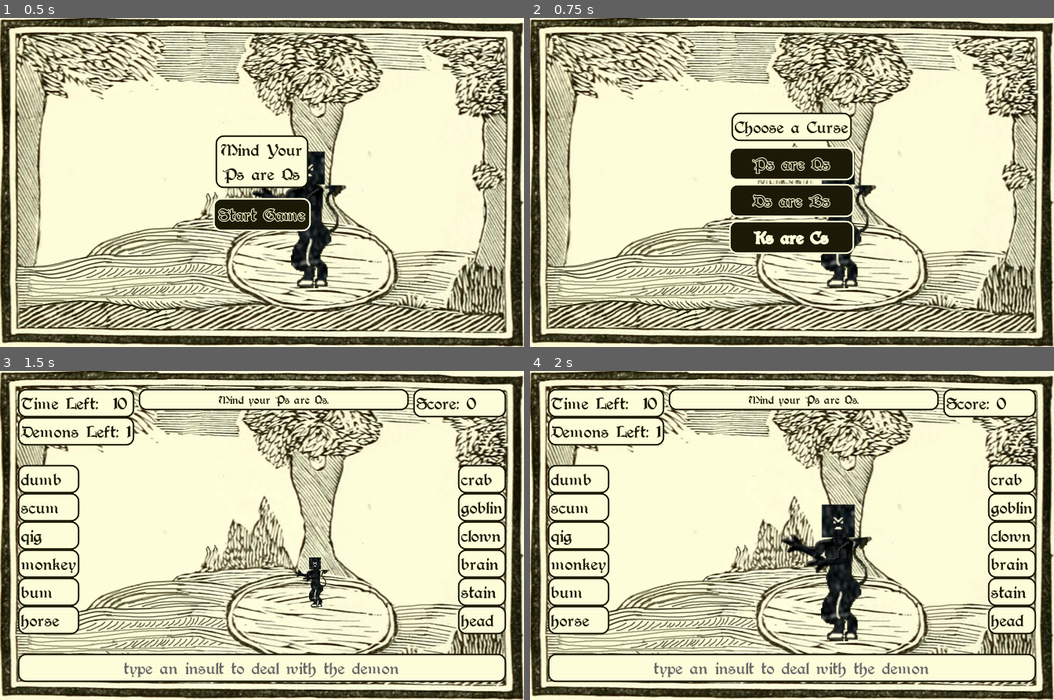
Above: before the commit, frames 1-4 (two rows, left to right).
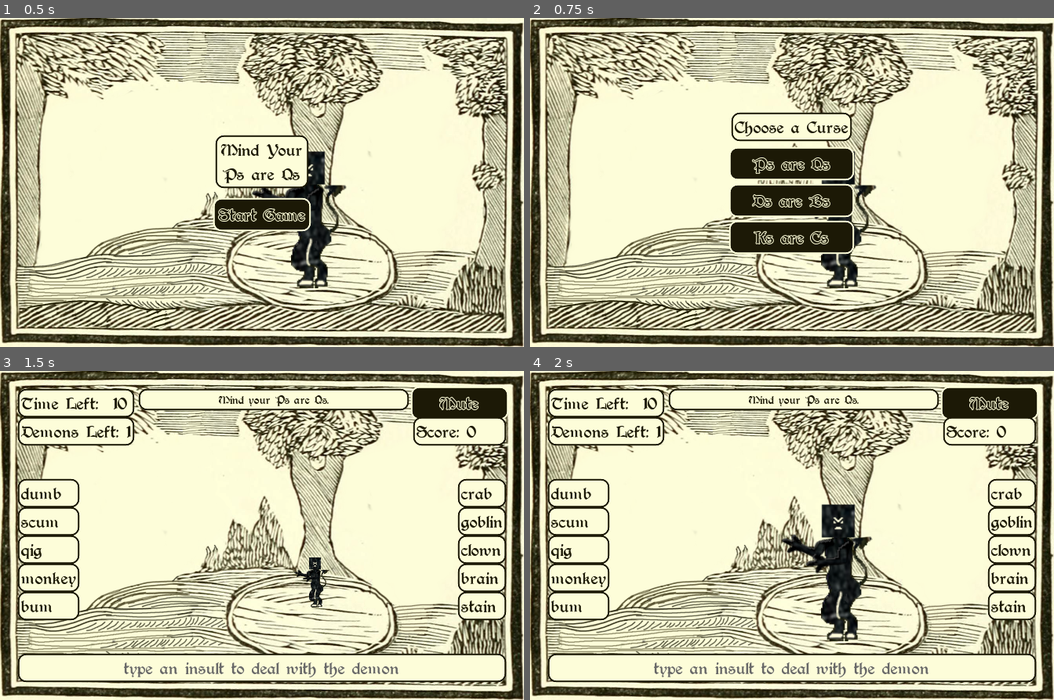
Above: after the commit, the same moments.

Repository: hoodscott/psareqs
Game: Godot game, scene res://scenes/Game.tscn
Same seed, same stepped clock (60 frames per second), same inputs: the game is played once before the commit and once after it.
Inputs:
- Up to frame 1 (0.5 s): no input
- Up to frame 2 (0.75 s): click "Start Game" at 0.5 s
- Up to frame 3 (1.5 s): click "Ps are Qs" at 1.25 s
- Up to frame 4 (2 s): no input

Frame 1 is identical in both runs. In frame 2, 0.2% of the frame differs, in the area x 42-57%, y 65-69%; in frame 3, 7.4%, in the area x 3-98%, y 5-81%; in frame 4, 7.4%.

Commit message:
Adds mute button

Diff:
--- a/scenes/AudioManager.gd
+++ b/scenes/AudioManager.gd
@@ -8,7 +8,13 @@
 onready var ButtonPress := $ButtonPress
 
 var muted := false
+const _MUTE_LABEL := "Mute"
+const _UNMUTE_LABEL := "Unmute"
 
+
+
+func _ready() -> void:
+  _set_button_label()
 
 
 func play_correct_letter() -> void:
@@ -40,3 +46,15 @@
 func play_button_press() -> void:
   if not muted:
     ButtonPress.play()
+
+
+func _on_AudioManager_pressed() -> void:
+  muted = not muted
+  _set_button_label()
+
+
+func _set_button_label() -> void:
+  if muted:
+    self.text = _UNMUTE_LABEL
+  else:
+    self.text = _MUTE_LABEL
--- a/scenes/AudioManager.tscn
+++ b/scenes/AudioManager.tscn
@@ -2,7 +2,7 @@
 
 [ext_resource path="res://scenes/AudioManager.gd" type="Script" id=1]
 
-[node name="AudioManager" type="Node"]
+[node name="AudioManager" type="Button"]
 script = ExtResource( 1 )
 
 [node name="CorrectLetter" type="AudioStreamPlayer" parent="."]
@@ -16,3 +16,5 @@
 [node name="DemonSpawn" type="AudioStreamPlayer" parent="."]
 
 [node name="ButtonPress" type="AudioStreamPlayer" parent="."]
+
+[connection signal="pressed" from="." to="." method="_on_AudioManager_pressed"]
--- a/scenes/Game.gd
+++ b/scenes/Game.gd
@@ -2,7 +2,7 @@
 
 var GAME_LENGTH := 10
 var MAX_HEALTH := 3
-var WORD_BUFFER := 3
+var WORD_BUFFER := 2
 var NUM_CURSE_OPTIONS := 3
 var NUM_DEMONS := 1
 
@@ -16,14 +16,15 @@
 var current_state = GAMESTATE.CURSE_CHOICE
 
 onready var GameContainer := $UI/GameContainer
-onready var CurseChooser := $UI/CenterContainer/CurseChooser
+onready var StartContainer := $UI/StartContainer
+onready var CurseChooser := $UI/ChooserContainer
 onready var CurseChoices := [
-  $UI/CenterContainer/CurseChooser/Choice,
-  $UI/CenterContainer/CurseChooser/Choice2,
-  $UI/CenterContainer/CurseChooser/Choice3
+  $UI/ChooserContainer/CurseChooser/Choice,
+  $UI/ChooserContainer/CurseChooser/Choice2,
+  $UI/ChooserContainer/CurseChooser/Choice3
  ]
-onready var GameOver := $UI/CenterContainer/VBoxContainer/GameOver
-onready var StartButton := $UI/CenterContainer/VBoxContainer/StartButton
+onready var GameOver := $UI/StartContainer/VBoxContainer/GameOver
+onready var StartButton := $UI/StartContainer/VBoxContainer/StartButton
 onready var Clock := $UI/GameContainer/VBoxContainer/HBoxContainer/VBoxContainer/Clock
 onready var Demons := $UI/GameContainer/VBoxContainer/HBoxContainer/VBoxContainer/Demons
 onready var Rules := $UI/GameContainer/VBoxContainer/HBoxContainer/VBoxContainer1/Rules
@@ -32,7 +33,7 @@
 onready var PrefixList := $UI/GameContainer/VBoxContainer/Fragments/Prefixes
 onready var SuffixList := $UI/GameContainer/VBoxContainer/Fragments/Suffixes
 onready var Mephistopheles := $Mephistopheles
-onready var AudioManager := $AudioManager
+onready var AudioManager := $UI/GameContainer/VBoxContainer/HBoxContainer/VBoxContainer2/AudioManager
 onready var timer := $UI/Timer
 
 onready var word_list:= WordList.new()
@@ -57,6 +58,8 @@
   randomize()
 
   GameContainer.hide()
+  StartContainer.show()
+  CurseChooser.hide()
 
 func start_game() -> void:
   score = 0
@@ -95,6 +98,7 @@
 func end_game() -> void:
   print("game over")
   GameContainer.hide()
+  StartContainer.show()
   current_state = GAMESTATE.GAMEOVER
 
   GameOver.text = "Game Over!\nFinal Score: %s" % score
@@ -324,6 +328,7 @@
   AudioManager.play_button_press()
 
   start_game()
+  StartContainer.hide()
   StartButton.hide()
   StartButton.text = "Play Again"
   GameOver.hide()
--- a/scenes/Game.tscn
+++ b/scenes/Game.tscn
@@ -35,37 +35,37 @@
 
 [node name="HBoxContainer" type="HBoxContainer" parent="UI/GameContainer/VBoxContainer"]
 margin_right = 618.0
-margin_bottom = 85.0
+margin_bottom = 89.0
 custom_constants/separation = 10
 
 [node name="VBoxContainer" type="VBoxContainer" parent="UI/GameContainer/VBoxContainer/HBoxContainer"]
 margin_right = 140.0
-margin_bottom = 85.0
+margin_bottom = 89.0
 size_flags_horizontal = 3
 
 [node name="Clock" type="Label" parent="UI/GameContainer/VBoxContainer/HBoxContainer/VBoxContainer"]
 margin_right = 140.0
-margin_bottom = 28.0
+margin_bottom = 32.0
 rect_min_size = Vector2( 140, 0 )
 text = "Time: xxx"
 
 [node name="Demons" type="Label" parent="UI/GameContainer/VBoxContainer/HBoxContainer/VBoxContainer"]
-margin_top = 32.0
+margin_top = 36.0
 margin_right = 140.0
-margin_bottom = 60.0
+margin_bottom = 68.0
 rect_min_size = Vector2( 140, 0 )
 text = "Demons: xxx"
 
 [node name="VBoxContainer1" type="VBoxContainer" parent="UI/GameContainer/VBoxContainer/HBoxContainer"]
 margin_left = 150.0
 margin_right = 493.0
-margin_bottom = 85.0
+margin_bottom = 89.0
 size_flags_horizontal = 3
 size_flags_stretch_ratio = 3.0
 
 [node name="Rules" type="Label" parent="UI/GameContainer/VBoxContainer/HBoxContainer/VBoxContainer1"]
 margin_right = 343.0
-margin_bottom = 85.0
+margin_bottom = 89.0
 custom_fonts/font = ExtResource( 3 )
 text = "Mind your Ps are Qs, and vowels are shifted, and words are backwards, and vowels are all Es, and words are in alphabetical order, and Ds are Bs
 "
@@ -75,152 +75,160 @@
 [node name="VBoxContainer2" type="VBoxContainer" parent="UI/GameContainer/VBoxContainer/HBoxContainer"]
 margin_left = 503.0
 margin_right = 618.0
-margin_bottom = 85.0
-size_flags_horizontal = 3
+margin_bottom = 89.0
+size_flags_horizontal = 3
+
+[node name="AudioManager" parent="UI/GameContainer/VBoxContainer/HBoxContainer/VBoxContainer2" instance=ExtResource( 5 )]
+margin_right = 115.0
+margin_bottom = 32.0
 
 [node name="Score" type="Label" parent="UI/GameContainer/VBoxContainer/HBoxContainer/VBoxContainer2"]
+margin_top = 36.0
 margin_right = 115.0
-margin_bottom = 28.0
+margin_bottom = 68.0
 text = "Score: xxx"
 
 [node name="Fragments" type="HBoxContainer" parent="UI/GameContainer/VBoxContainer"]
-margin_top = 89.0
-margin_right = 618.0
-margin_bottom = 338.0
+margin_top = 93.0
+margin_right = 618.0
+margin_bottom = 334.0
 size_flags_vertical = 3
 
 [node name="Prefixes" type="VBoxContainer" parent="UI/GameContainer/VBoxContainer/Fragments"]
-margin_right = 108.0
-margin_bottom = 249.0
+margin_right = 112.0
+margin_bottom = 241.0
 alignment = 1
 
 [node name="Label" type="Label" parent="UI/GameContainer/VBoxContainer/Fragments/Prefixes"]
-margin_top = 62.0
-margin_right = 108.0
-margin_bottom = 90.0
+margin_top = 50.0
+margin_right = 112.0
+margin_bottom = 82.0
 text = "test content"
 
 [node name="Label2" type="Label" parent="UI/GameContainer/VBoxContainer/Fragments/Prefixes"]
-margin_top = 94.0
-margin_right = 108.0
-margin_bottom = 122.0
+margin_top = 86.0
+margin_right = 112.0
+margin_bottom = 118.0
 text = "test content"
 
 [node name="Label3" type="Label" parent="UI/GameContainer/VBoxContainer/Fragments/Prefixes"]
-margin_top = 126.0
-margin_right = 108.0
+margin_top = 122.0
+margin_right = 112.0
 margin_bottom = 154.0
 text = "test content"
 
 [node name="Label4" type="Label" parent="UI/GameContainer/VBoxContainer/Fragments/Prefixes"]
 margin_top = 158.0
-margin_right = 108.0
-margin_bottom = 186.0
+margin_right = 112.0
+margin_bottom = 190.0
 text = "test content"
 
 [node name="Spacer" type="HBoxContainer" parent="UI/GameContainer/VBoxContainer/Fragments"]
-margin_left = 112.0
-margin_right = 506.0
-margin_bottom = 249.0
+margin_left = 116.0
+margin_right = 502.0
+margin_bottom = 241.0
 size_flags_horizontal = 3
 
 [node name="Suffixes" type="VBoxContainer" parent="UI/GameContainer/VBoxContainer/Fragments"]
-margin_left = 510.0
-margin_right = 618.0
-margin_bottom = 249.0
+margin_left = 506.0
+margin_right = 618.0
+margin_bottom = 241.0
 alignment = 1
 
 [node name="Label" type="Label" parent="UI/GameContainer/VBoxContainer/Fragments/Suffixes"]
-margin_top = 62.0
-margin_right = 108.0
-margin_bottom = 90.0
+margin_top = 50.0
+margin_right = 112.0
+margin_bottom = 82.0
 text = "test content"
 
 [node name="Label2" type="Label" parent="UI/GameContainer/VBoxContainer/Fragments/Suffixes"]
-margin_top = 94.0
-margin_right = 108.0
-margin_bottom = 122.0
+margin_top = 86.0
+margin_right = 112.0
+margin_bottom = 118.0
 text = "test content"
 
 [node name="Label3" type="Label" parent="UI/GameContainer/VBoxContainer/Fragments/Suffixes"]
-margin_top = 126.0
-margin_right = 108.0
+margin_top = 122.0
+margin_right = 112.0
 margin_bottom = 154.0
 text = "test content"
 
 [node name="Label4" type="Label" parent="UI/GameContainer/VBoxContainer/Fragments/Suffixes"]
 margin_top = 158.0
-margin_right = 108.0
-margin_bottom = 186.0
+margin_right = 112.0
+margin_bottom = 190.0
 text = "test content"
 
 [node name="Typed" type="Label" parent="UI/GameContainer/VBoxContainer"]
-margin_top = 342.0
+margin_top = 338.0
 margin_right = 618.0
 margin_bottom = 370.0
 align = 1
 
-[node name="CenterContainer" type="CenterContainer" parent="UI"]
+[node name="StartContainer" type="CenterContainer" parent="UI"]
 anchor_right = 1.0
 anchor_bottom = 1.0
 
-[node name="VBoxContainer" type="VBoxContainer" parent="UI/CenterContainer"]
+[node name="VBoxContainer" type="VBoxContainer" parent="UI/StartContainer"]
 margin_left = 277.0
-margin_top = 154.0
+margin_top = 152.0
 margin_right = 391.0
-margin_bottom = 265.0
+margin_bottom = 267.0
 custom_constants/separation = 20
 
-[node name="GameOver" type="Label" parent="UI/CenterContainer/VBoxContainer"]
+[node name="GameOver" type="Label" parent="UI/StartContainer/VBoxContainer"]
 margin_right = 114.0
-margin_bottom = 59.0
+margin_bottom = 63.0
 text = "Mind Your
 Ps are Qs"
 align = 1
 
-[node name="StartButton" type="Button" parent="UI/CenterContainer/VBoxContainer"]
-margin_top = 79.0
+[node name="StartButton" type="Button" parent="UI/StartContainer/VBoxContainer"]
+margin_top = 83.0
 margin_right = 114.0
-margin_bottom = 111.0
+margin_bottom = 115.0
 text = "Start Game"
 
-[node name="CurseChooser" type="VBoxContainer" parent="UI/CenterContainer"]
+[node name="ChooserContainer" type="CenterContainer" parent="UI"]
 visible = false
-margin_left = 261.0
-margin_top = 125.0
-margin_right = 406.0
-margin_bottom = 294.0
+anchor_right = 1.0
+anchor_bottom = 1.0
+
+[node name="CurseChooser" type="VBoxContainer" parent="UI/ChooserContainer"]
+margin_left = 259.0
+margin_top = 123.0
+margin_right = 408.0
+margin_bottom = 296.0
 custom_constants/separation = 15
 
-[node name="Label" type="Label" parent="UI/CenterContainer/CurseChooser"]
-margin_right = 98.0
-margin_bottom = 14.0
+[node name="Label" type="Label" parent="UI/ChooserContainer/CurseChooser"]
+margin_right = 149.0
+margin_bottom = 32.0
 text = "Choose a Curse"
 align = 1
 
-[node name="Choice" type="Button" parent="UI/CenterContainer/CurseChooser"]
-margin_right = 73.0
-margin_bottom = 20.0
+[node name="Choice" type="Button" parent="UI/ChooserContainer/CurseChooser"]
+margin_top = 47.0
+margin_right = 149.0
+margin_bottom = 79.0
 text = "Ps are Qs"
 
-[node name="Choice2" type="Button" parent="UI/CenterContainer/CurseChooser"]
-margin_top = 64.0
-margin_right = 98.0
-margin_bottom = 84.0
+[node name="Choice2" type="Button" parent="UI/ChooserContainer/CurseChooser"]
+margin_top = 94.0
+margin_right = 149.0
+margin_bottom = 126.0
 text = "Ps are Qs"
 
-[node name="Choice3" type="Button" parent="UI/CenterContainer/CurseChooser"]
-margin_top = 99.0
-margin_right = 98.0
-margin_bottom = 119.0
+[node name="Choice3" type="Button" parent="UI/ChooserContainer/CurseChooser"]
+margin_top = 141.0
+margin_right = 149.0
+margin_bottom = 173.0
 text = "Ps are Qs"
 
 [node name="Timer" type="Timer" parent="UI"]
 
-[node name="AudioManager" parent="." instance=ExtResource( 5 )]
-
-[connection signal="pressed" from="UI/CenterContainer/VBoxContainer/StartButton" to="." method="_on_Button_pressed"]
-[connection signal="pressed" from="UI/CenterContainer/CurseChooser/Choice" to="." method="_on_Choice_pressed"]
-[connection signal="pressed" from="UI/CenterContainer/CurseChooser/Choice2" to="." method="_on_Choice2_pressed"]
-[connection signal="pressed" from="UI/CenterContainer/CurseChooser/Choice3" to="." method="_on_Choice3_pressed"]
+[connection signal="pressed" from="UI/StartContainer/VBoxContainer/StartButton" to="." method="_on_Button_pressed"]
+[connection signal="pressed" from="UI/ChooserContainer/CurseChooser/Choice" to="." method="_on_Choice_pressed"]
+[connection signal="pressed" from="UI/ChooserContainer/CurseChooser/Choice2" to="." method="_on_Choice2_pressed"]
+[connection signal="pressed" from="UI/ChooserContainer/CurseChooser/Choice3" to="." method="_on_Choice3_pressed"]
 [connection signal="timeout" from="UI/Timer" to="." method="_on_Timer_timeout"]
